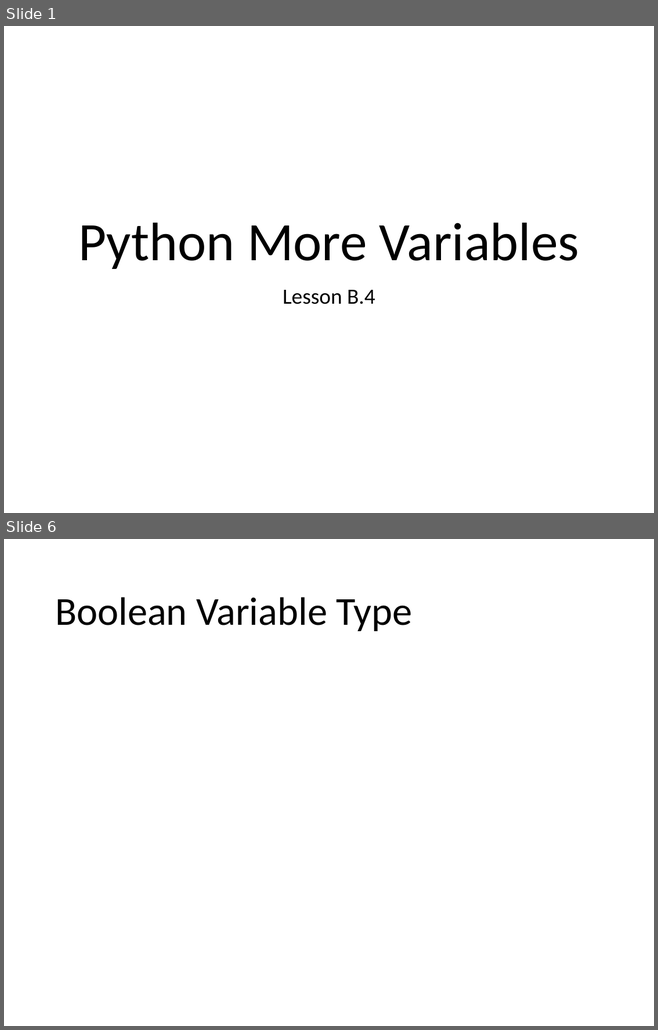
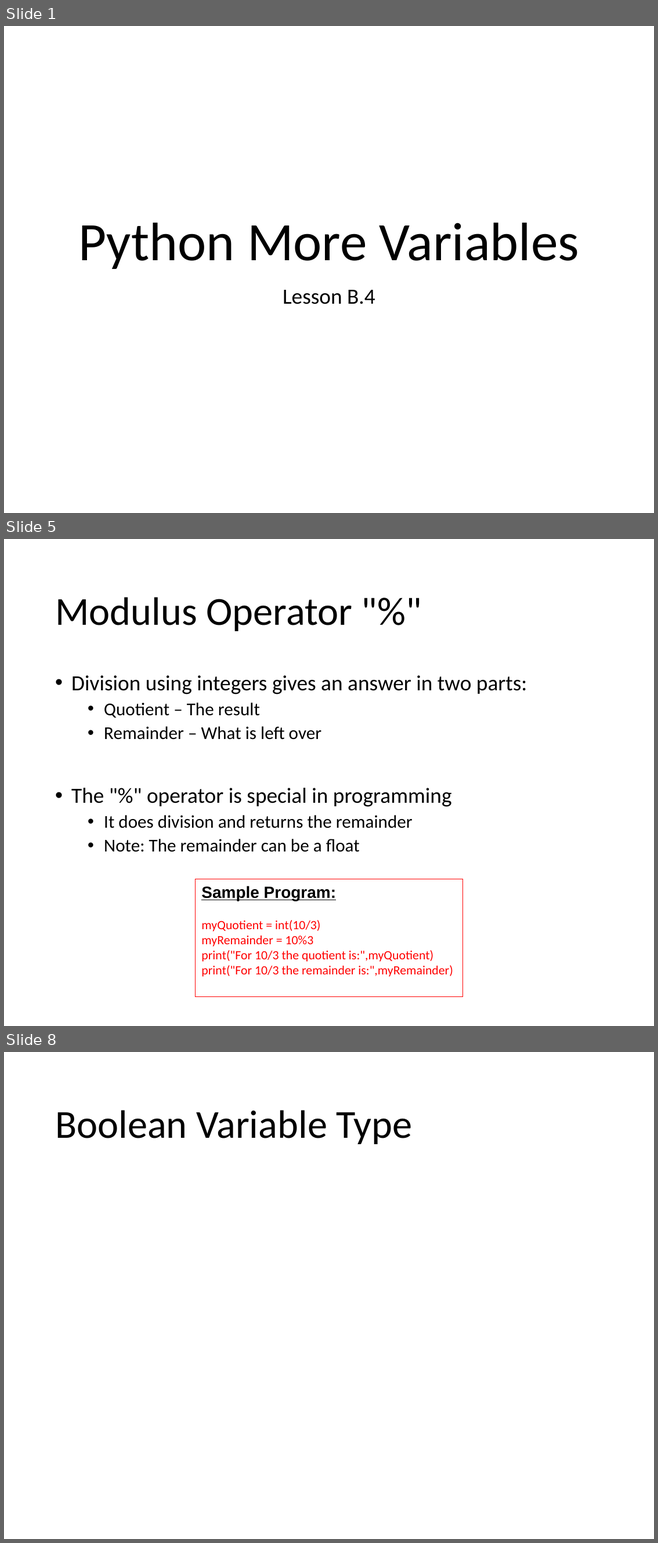
Before and after one commit to Greg5519/ICS2O0, a slide deck: Topic B Programming Introduction/B.4 Lesson - Python More Variables.pptx. Shown one above the other, each under a label of ours: slides 1 and 6 before the commit, slides 1, 5 and 8 after it; the slides between them are not shown. The pictures are 658x1030 and 658x1543 pixels, drawn with LibreOffice and Linux fonts; fonts in the diff are those of the drawing. Boxes give left, top, right and bottom in pixels: in the first picture for what was removed or moved away, otherwise in the second. Text is boxed around its words. In the diff, an @@ line names an element or a change of style, - is before the commit and + after.

```diff
--- a/Topic B Programming Introduction/B.4 Lesson - Python More Variables.pptx
+++ b/Topic B Programming Introduction/B.4 Lesson - Python More Variables.pptx
@@ slide 5 added at bbox=[4, 539, 654, 1026], background #FFFFFF @@
@@ title added at bbox=[55, 597, 352, 631], 44 pt, text #000000 @@
+Modulus Operator "%"
@@ text added at bbox=[71, 675, 527, 852], 20 pt, text #000000 @@
+• Division using integers gives an answer in two parts:
+  • Quotient – The result
+  • Remainder – What is left over
+• The "%" operator is special in programming
+  • It does division and returns the remainder
+  • Note: The remainder can be a float
@@ rectangle added at bbox=[195, 879, 463, 997], outline #FF0000 0.75 pt, 14 pt, text #FF0000 @@
+Sample Program:
+myQuotient = int(10/3)
+myRemainder = 10%3
+print("For 10/3 the quotient is:",myQuotient)
+print("For 10/3 the remainder is:",myRemainder)
@@ what was slide 6 is now slide 8 @@
```
Also in this commit, not shown: 3 slides changed, 2 other slides added, 1 slide removed, 2 other files.
